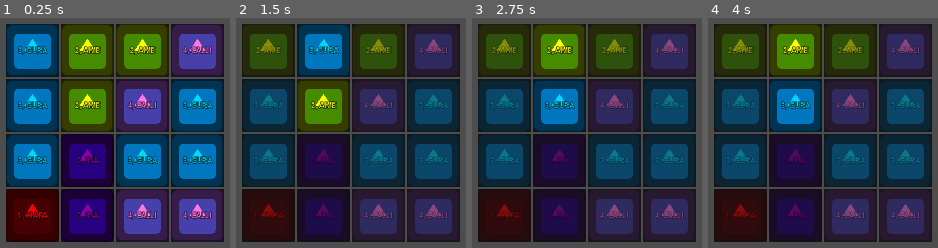
Above: before the commit, frames 1-4 (left to right).
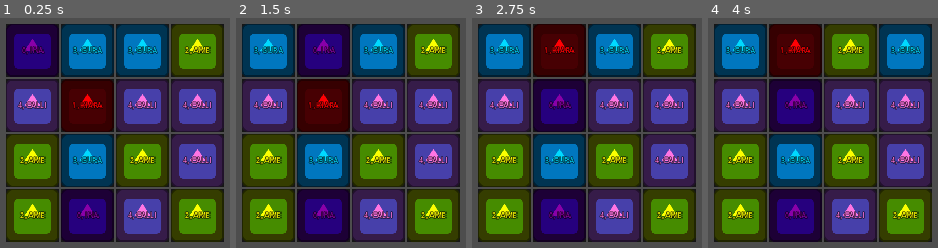
Above: after the commit, the same moments.

Repository: kuma-gee/holo-crush
Game: Godot game, scene res://src/game.tscn
Same seed, same stepped clock (60 frames per second), same inputs: the game is played once before the commit and once after it. The engine's default icon, where the game draws it, is replaced by a stand-in: a white triangle on a blue panel in a dark square.
Inputs (mouse positions are in pixels of both pictures, inside the frame that each line leads up to):
- Up to frame 1 (0.25 s): no input
- Up to frame 2 (1.5 s): tap Enter at 0.5 s; drag from (268, 50) to (431, 34) at 0.52 s; drag from (323, 50) to (311, 222) at 1.27 s
- Up to frame 3 (2.75 s): move the mouse to (614, 50) at 2.02 s; tap Alt at 2.1 s; click (614, 50) at 2.17 s
- Up to frame 4 (4 s): tap Space at 2.75 s; drag from (905, 50) to (outside the picture) at 2.77 s; drag from (740, 105) to (862, 133) at 3.52 s

The runs differ from the first frame. In frame 1, 68% of the frame differs, in the area x 2-98%, y 2-98%; in frame 2, 78%; in frame 3, 78%; in frame 4, 75%.

Commit message:
add gut to fix problem with matching

Diff:
--- a/godot/src/grid/data.gd
+++ b/godot/src/grid/data.gd
@@ -8,14 +8,18 @@
 
 @export var width := 9
 @export var height := 9
+@export var min_match := 3
 
 var _data: Array[Array] = []
+
+# Don't touch! Only for testing
+func set_data(d: Array[Array]):
+	_data = d
 
 func create_data(pieces: Array):
 	_data = []
 	_data.resize(height)
 
-	print(pieces)
 	for y in height:
 		_data[y] = []
 		_data[y].resize(width)
@@ -23,7 +27,9 @@
 		for x in width:
 			var piece = pieces.pick_random()
 			var loops = 0
-			while loops == 0 or get_matches(x, y).size() > 0 and loops < 100:
+			_set_value(x, y, piece)
+
+			while get_matches(x, y).size() > 0 and loops < 100:
 				piece = pieces.pick_random()
 				loops += 1
 				_set_value(x, y, piece)
@@ -34,19 +40,16 @@
 
 func get_matches(x: int, y: int):
 	var piece = get_value(x, y)
-	#print("Check for %s, %s: %s" % [x, y ,piece])
 	if piece != null:
 		if x > 1:
 			var row = _create_match_array([Vector2i(x, y), Vector2i(x-1, y), Vector2i(x-2, y)])
-			#print("Row: ", row)
 			var filtered = _filter_match_array(row, piece)
-			if filtered.size() > 0:
+			if filtered.size() >= min_match:
 				return filtered
 		if y > 1:
 			var col = _create_match_array([Vector2i(x, y), Vector2i(x, y-1), Vector2i(x, y-2)])
-			#print("Col: ", col)
 			var filtered = _filter_match_array(col, piece)
-			if filtered.size() > 0:
+			if filtered.size() >= min_match:
 				return filtered
 
 	return []
@@ -59,7 +62,6 @@
 
 func _filter_match_array(arr: Array, value: int):
 	var filtered = arr.filter(func(a): return a["value"] == value)
-	#print("Filter", filtered)
 	if filtered.size() > 0:
 		return filtered.map(func(a): return a["pos"])
 	return []
--- /dev/null
+++ b/godot/tests/DataTest.gd
@@ -0,0 +1,28 @@
+extends UnitTest
+
+func before_each():
+	seed(0)
+
+func _create(width: int, height: int) -> Data:
+	var data = autofree(Data.new())
+	data.width = width
+	data.height = height
+	return data
+
+
+func test_matches():
+	var data = _create(4, 4)
+	data.set_data([
+		[1, 1, 1, 0],
+		[0, 1, 2, 0],
+		[0, 2, 1, 1],
+		[0, 1, 0, 2]
+	] as Array[Array])
+
+	assert_eq_deep(data.get_matches(0, 0), [])
+	assert_eq_deep(data.get_matches(1, 0), [])
+	assert_contains_exact(data.get_matches(2, 0), [Vector2i(0, 0), Vector2i(1, 0), Vector2i(2, 0)])
+
+	assert_eq_deep(data.get_matches(0, 1), [])
+	assert_eq_deep(data.get_matches(0, 2), [])
+	assert_contains_exact(data.get_matches(0, 3), [Vector2i(0, 1), Vector2i(0, 2), Vector2i(0, 3)])
--- /dev/null
+++ b/godot/tests/UnitTest.gd
@@ -0,0 +1,7 @@
+class_name UnitTest
+extends GutTest
+
+func assert_contains_exact(arr: Array, items: Array):
+	assert_eq(arr.size(), items.size())
+	for i in items:
+		assert_has(arr, i)
Not shown, added: godot/addons/gut/GutScene.gd
Not shown, added: godot/addons/gut/GutScene.tscn
Not shown, added: godot/addons/gut/UserFileViewer.gd
Not shown, added: godot/addons/gut/UserFileViewer.tscn
Not shown, added: godot/addons/gut/autofree.gd
Not shown, added: godot/addons/gut/awaiter.gd
Not shown, added: godot/addons/gut/collected_script.gd
Not shown, added: godot/addons/gut/collected_test.gd
Not shown, added: godot/addons/gut/comparator.gd
Not shown, added: godot/addons/gut/compare_result.gd
Not shown, added: godot/addons/gut/diff_formatter.gd
Not shown, added: godot/addons/gut/diff_tool.gd
(and 108 more such lines)
